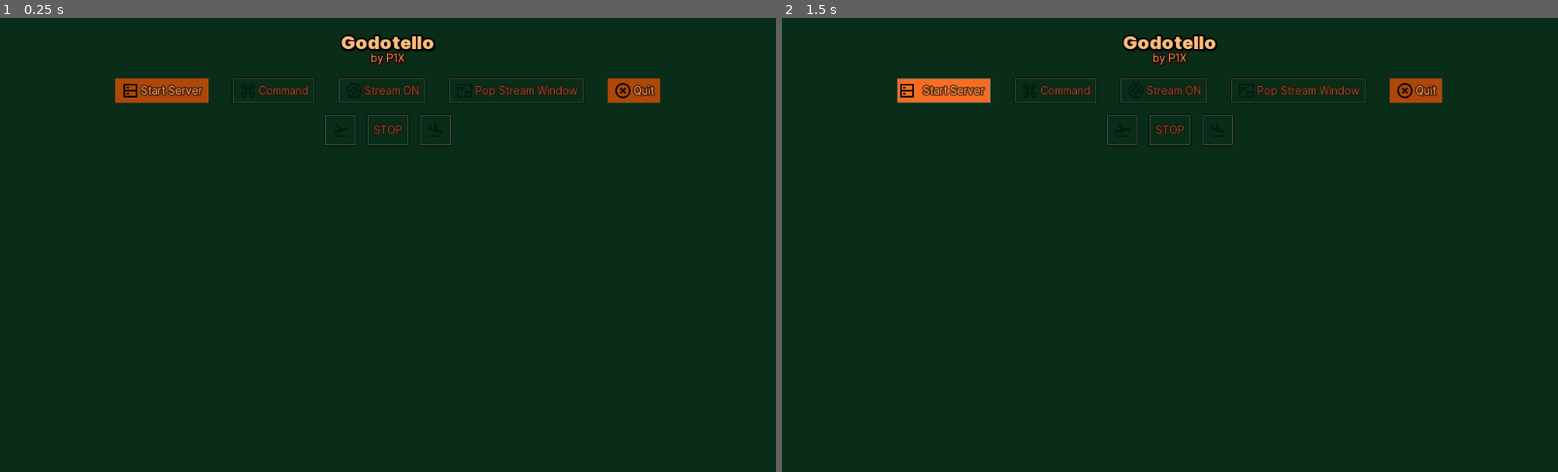
Above: before the commit, frames 1-2 (left to right).
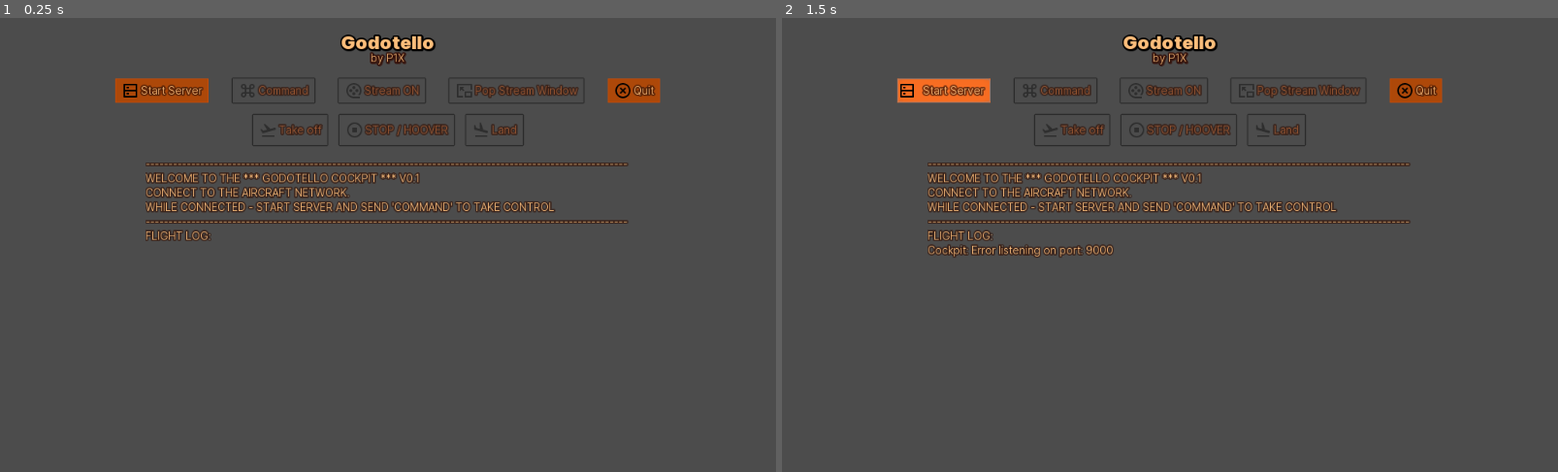
Above: after the commit, the same moments.

Repository: w84death/godotello
Game: Godot game, scene res://main.tscn
Same seed, same stepped clock (60 frames per second), same inputs: the game is played once before the commit and once after it.
Inputs:
- Up to frame 1 (0.25 s): no input
- Up to frame 2 (1.5 s): tap Enter at 0.5 s; click "Start Server" at 1.25 s

The runs differ from the first frame. In frame 1, 98% of the frame differs, in the area x 0-100%, y 0-100%; in frame 2, 98%.

Commit message:
added tello guide and speed indicator in gui

Diff:
--- a/main.tscn
+++ b/main.tscn
@@ -1,25 +1,27 @@
-[gd_scene load_steps=22 format=2]
+[gd_scene load_steps=24 format=2]
 
 [ext_resource path="res://gui/theme.tres" type="Theme" id=1]
 [ext_resource path="res://server.gd" type="Script" id=2]
-[ext_resource path="res://gui/Inter-Black.ttf" type="DynamicFontData" id=3]
-[ext_resource path="res://gui/server-line.png" type="Texture" id=4]
-[ext_resource path="res://gui/command-line.png" type="Texture" id=5]
-[ext_resource path="res://gui/movie-2-line.png" type="Texture" id=6]
-[ext_resource path="res://gui/picture-in-picture-exit-line.png" type="Texture" id=7]
-[ext_resource path="res://gui/close-circle-line.png" type="Texture" id=8]
-[ext_resource path="res://gui/flight-takeoff-line.png" type="Texture" id=9]
-[ext_resource path="res://gui/flight-land-line.png" type="Texture" id=10]
-[ext_resource path="res://gui/arrow-up-circle-fill.png" type="Texture" id=11]
-[ext_resource path="res://gui/arrow-go-back-line.png" type="Texture" id=12]
-[ext_resource path="res://gui/arrow-go-forward-line.png" type="Texture" id=13]
-[ext_resource path="res://gui/arrow-down-circle-fill.png" type="Texture" id=14]
-[ext_resource path="res://gui/arrow-up-line.png" type="Texture" id=15]
-[ext_resource path="res://gui/arrow-left-line.png" type="Texture" id=16]
-[ext_resource path="res://gui/arrow-right-line.png" type="Texture" id=17]
-[ext_resource path="res://gui/arrow-down-line.png" type="Texture" id=18]
-[ext_resource path="res://gui/battery-line.png" type="Texture" id=19]
-[ext_resource path="res://gui/base-station-line.png" type="Texture" id=20]
+[ext_resource path="res://gui/base-station-line.png" type="Texture" id=3]
+[ext_resource path="res://gui/battery-line.png" type="Texture" id=4]
+[ext_resource path="res://gui/speed-fill.png" type="Texture" id=5]
+[ext_resource path="res://gui/Inter-Black.ttf" type="DynamicFontData" id=6]
+[ext_resource path="res://gui/server-line.png" type="Texture" id=7]
+[ext_resource path="res://gui/command-line.png" type="Texture" id=8]
+[ext_resource path="res://gui/movie-2-line.png" type="Texture" id=9]
+[ext_resource path="res://gui/picture-in-picture-exit-line.png" type="Texture" id=10]
+[ext_resource path="res://gui/close-circle-line.png" type="Texture" id=11]
+[ext_resource path="res://gui/flight-takeoff-line.png" type="Texture" id=12]
+[ext_resource path="res://gui/stop-circle-line.png" type="Texture" id=13]
+[ext_resource path="res://gui/flight-land-line.png" type="Texture" id=14]
+[ext_resource path="res://gui/arrow-up-circle-fill.png" type="Texture" id=15]
+[ext_resource path="res://gui/arrow-go-back-line.png" type="Texture" id=16]
+[ext_resource path="res://gui/arrow-go-forward-line.png" type="Texture" id=17]
+[ext_resource path="res://gui/arrow-down-circle-fill.png" type="Texture" id=18]
+[ext_resource path="res://gui/arrow-up-line.png" type="Texture" id=19]
+[ext_resource path="res://gui/arrow-left-line.png" type="Texture" id=20]
+[ext_resource path="res://gui/arrow-right-line.png" type="Texture" id=21]
+[ext_resource path="res://gui/arrow-down-line.png" type="Texture" id=22]
 
 [sub_resource type="DynamicFont" id=1]
 size = 24
@@ -35,9 +37,74 @@
 theme = ExtResource( 1 )
 script = ExtResource( 2 )
 
+[node name="info" type="Control" parent="."]
+anchor_right = 1.0
+anchor_bottom = 1.0
+
+[node name="link" type="Control" parent="info"]
+editor/display_folded = true
+margin_right = 128.0
+margin_bottom = 48.0
+rect_min_size = Vector2( 128, 32 )
+
+[node name="link_strength" type="Label" parent="info/link"]
+anchor_right = 1.0
+anchor_bottom = 1.0
+rect_min_size = Vector2( 0, 32 )
+text = "0 SNR"
+align = 1
+valign = 1
+
+[node name="base-station-line" type="Sprite" parent="info/link"]
+position = Vector2( 23.8921, 23.1264 )
+scale = Vector2( 1, 1.22673 )
+texture = ExtResource( 3 )
+
+[node name="batt" type="Control" parent="info"]
+editor/display_folded = true
+anchor_left = 1.0
+anchor_right = 1.0
+margin_left = -128.0
+margin_bottom = 43.0
+rect_min_size = Vector2( 128, 32 )
+
+[node name="battery" type="Label" parent="info/batt"]
+anchor_right = 1.0
+anchor_bottom = 1.0
+text = "0%"
+align = 1
+valign = 1
+
+[node name="battery-line" type="Sprite" parent="info/batt"]
+position = Vector2( 28.3502, 21.2796 )
+texture = ExtResource( 4 )
+
+[node name="speed" type="Control" parent="info"]
+anchor_left = 0.5
+anchor_top = 1.0
+anchor_right = 0.5
+anchor_bottom = 1.0
+margin_left = -64.0
+margin_top = -93.0
+margin_right = 64.0
+margin_bottom = -50.0
+rect_min_size = Vector2( 128, 32 )
+
+[node name="speed-fill" type="Sprite" parent="info/speed"]
+position = Vector2( 13.55, 20.2925 )
+texture = ExtResource( 5 )
+
+[node name="speed" type="Label" parent="info/speed"]
+anchor_right = 1.0
+anchor_bottom = 1.0
+text = "10 cm/s"
+align = 1
+valign = 1
+
 [node name="main" type="VBoxContainer" parent="."]
 anchor_right = 1.0
 anchor_bottom = 1.0
+margin_bottom = -80.0
 custom_constants/separation = 16
 __meta__ = {
 "_edit_lock_": true
@@ -52,7 +119,7 @@
 align = 1
 valign = 1
 
-[node name="txt_title2" type="Label" parent="main/txt_title"]
+[node name="txt_subtitle" type="Label" parent="main/txt_title"]
 margin_top = 43.0
 margin_right = 1024.0
 margin_bottom = 63.0
@@ -70,42 +137,42 @@
 alignment = 1
 
 [node name="btn_start_server" type="Button" parent="main/system"]
-margin_left = 139.0
-margin_right = 271.0
+margin_left = 152.0
+margin_right = 275.0
 margin_bottom = 32.0
 text = "Start Server"
-icon = ExtResource( 4 )
+icon = ExtResource( 7 )
 
 [node name="btn_command" type="Button" parent="main/system"]
-margin_left = 303.0
-margin_right = 419.0
+margin_left = 307.0
+margin_right = 415.0
 margin_bottom = 32.0
 disabled = true
 text = "Command"
-icon = ExtResource( 5 )
+icon = ExtResource( 8 )
 
 [node name="btn_streamon" type="Button" parent="main/system"]
-margin_left = 451.0
-margin_right = 575.0
+margin_left = 447.0
+margin_right = 561.0
 margin_bottom = 32.0
 disabled = true
 text = "Stream ON"
-icon = ExtResource( 6 )
+icon = ExtResource( 9 )
 
 [node name="btn_show stream" type="Button" parent="main/system"]
-margin_left = 607.0
-margin_right = 784.0
+margin_left = 593.0
+margin_right = 770.0
 margin_bottom = 32.0
 disabled = true
 text = "Pop Stream Window"
-icon = ExtResource( 7 )
+icon = ExtResource( 10 )
 
 [node name="btn_quit" type="Button" parent="main/system"]
-margin_left = 816.0
-margin_right = 885.0
+margin_left = 802.0
+margin_right = 871.0
 margin_bottom = 32.0
 text = "Quit"
-icon = ExtResource( 8 )
+icon = ExtResource( 11 )
 
 [node name="auto" type="HBoxContainer" parent="main"]
 margin_top = 128.0
@@ -116,27 +183,30 @@
 alignment = 1
 
 [node name="btn_takeoff" type="Button" parent="main/auto"]
-margin_left = 429.0
-margin_right = 469.0
-margin_bottom = 40.0
-rect_min_size = Vector2( 40, 40 )
-disabled = true
-icon = ExtResource( 9 )
+margin_left = 334.0
+margin_right = 432.0
+margin_bottom = 40.0
+rect_min_size = Vector2( 40, 40 )
+disabled = true
+text = "Take off"
+icon = ExtResource( 12 )
 
 [node name="btn_stop" type="Button" parent="main/auto"]
-margin_left = 485.0
-margin_right = 539.0
-margin_bottom = 40.0
-disabled = true
-text = "STOP"
+margin_left = 448.0
+margin_right = 599.0
+margin_bottom = 40.0
+disabled = true
+text = "STOP / HOOVER"
+icon = ExtResource( 13 )
 
 [node name="btn_land" type="Button" parent="main/auto"]
-margin_left = 555.0
-margin_right = 595.0
-margin_bottom = 40.0
-rect_min_size = Vector2( 40, 40 )
-disabled = true
-icon = ExtResource( 10 )
+margin_left = 615.0
+margin_right = 690.0
+margin_bottom = 40.0
+rect_min_size = Vector2( 40, 40 )
+disabled = true
+text = "Land"
+icon = ExtResource( 14 )
 
 [node name="controlls" type="HBoxContainer" parent="main"]
 margin_top = 184.0
@@ -202,18 +272,24 @@
 margin_right = 65.0
 margin_bottom = 40.0
 rect_min_size = Vector2( 40, 40 )
-icon = ExtResource( 14 )
+icon = ExtResource( 18 )
 
 [node name="log" type="Control" parent="main/controlls"]
 margin_left = 192.0
 margin_right = 832.0
 margin_bottom = 256.0
-rect_min_size = Vector2( 640, 0 )
+rect_min_size = Vector2( 640, 256 )
 
 [node name="txt_log" type="RichTextLabel" parent="main/controlls/log"]
 anchor_right = 1.0
 anchor_bottom = 1.0
-text = "FLIGHT LOG:"
+text = "----------------------------------------------------------------------------------------------------------
+WELCOME TO THE *** GODOTELLO COCKPIT *** V0.1
+CONNECT TO THE AIRCRAFT NETWORK.
+WHILE CONNECTED - START SERVER AND SEND 'COMMAND' TO TAKE CONTROL
+----------------------------------------------------------------------------------------------------------
+FLIGHT LOG:
+"
 scroll_active = false
 scroll_following = true
 
@@ -365,24 +441,6 @@
 margin_right = 215.0
 margin_bottom = 41.0
 text = "20 cm"
-
-[node name="battery" type="Button" parent="."]
-margin_left = 10.0
-margin_top = 10.0
-margin_right = 87.0
-margin_bottom = 50.0
-text = "100%"
-icon = ExtResource( 19 )
-
-[node name="link_strength" type="Button" parent="."]
-anchor_left = 1.0
-anchor_right = 1.0
-margin_left = -87.0
-margin_top = 10.0
-margin_right = -10.0
-margin_bottom = 50.0
-text = "70db"
-icon = ExtResource( 20 )
 [connection signal="button_down" from="main/system/btn_start_server" to="." method="_on_btn_start_server_button_down"]
 [connection signal="button_down" from="main/system/btn_command" to="." method="_on_btn_command_button_down"]
 [connection signal="button_down" from="main/system/btn_streamon" to="." method="_on_btn_streamon_button_down"]
--- a/project.godot
+++ b/project.godot
@@ -15,7 +15,7 @@
 
 [application]
 
-config/name="Godotello - Tello FPV Cockpit"
+config/name="Godotello - Tello FPV Cockpit - V0.1"
 run/main_scene="res://main.tscn"
 boot_splash/image="res://gui/loading_p1x_final.png"
 boot_splash/bg_color=Color( 0, 0, 0, 1 )
@@ -24,5 +24,4 @@
 [rendering]
 
 quality/driver/driver_name="GLES2"
-environment/default_clear_color=Color( 0.0352941, 0.176471, 0.0941176, 1 )
 environment/default_environment="res://default_env.tres"
--- a/server.gd
+++ b/server.gd
@@ -35,9 +35,9 @@
 		enable_buttons()
 
 func disable_buttons():
-	$battery.hide()
-	$link_strength.hide()
-	$main/controlls.hide()
+	$info.hide()
+	$main/controlls/nav_left.hide()
+	$main/controlls/nav_right.hide()
 	$main/sliders.hide()
 
 func enable_buttons():
@@ -45,9 +45,9 @@
 		btn.disabled = false
 	for btn in $main/auto.get_children():
 		btn.disabled = false
-	$battery.show()
-	$link_strength.show()
-	$main/controlls.show()
+	$info.show()
+	$main/controlls/nav_left.show()
+	$main/controlls/nav_right.show()
 	$main/sliders.show()
 	$main/system/btn_start_server.disabled = true
 
Binary file added: gui/speed-fill.png
Not shown, added: gui/speed-fill.png.import
Not shown, added: gui/stop-circle-line(1).png.import
Binary file added: gui/stop-circle-line.png
Not shown, added: gui/stop-circle-line.png.import
Not shown: 6 places in main.tscn that only renumber resources
Not shown, added: Tello SDK 2.0 User Guide.pdf
